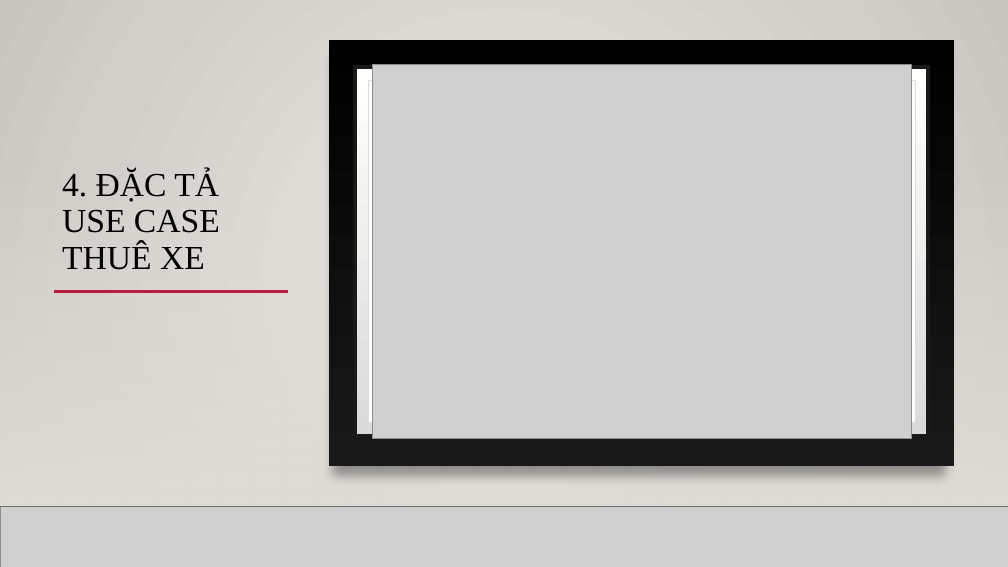
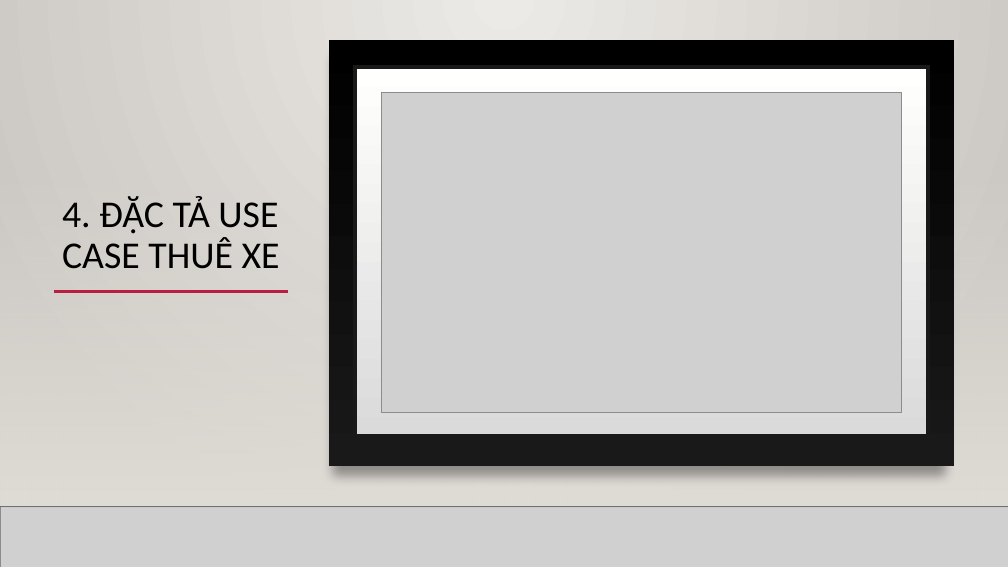
Before and after one commit to lam419/TKXDPM.KSCQ.20211-22, a slide deck: slide 7 of Design/TKXDPM.pptx (slide 5 before the commit). Drawn at 1008x567 pixels with LibreOffice and Linux fonts; fonts in the diff are those of the drawing; grey boxes stand for pictures; background and template pictures are left out. Boxes give left, top, right and bottom in pixels: in the first picture for what was removed or moved away, otherwise in the second. Text is boxed around its words. In the diff, an @@ line names an element or a change of style, - is before the commit and + after.

```diff
--- a/Design/TKXDPM.pptx
+++ b/Design/TKXDPM.pptx
@@ background gradient #EBE9E6 to #C9C5C0 to gradient #ECEAE7 to #CAC7C1 @@
@@ rectangle at (0, 0, 1008, 567): fill gradient #EBE9E6 to #C9C5C0 to gradient #ECEAE7 to #CAC7C1 @@
@@ rectangle removed at (368, 81, 915, 423) @@
@@ picture: place and size @@
-picture at (372, 65, 912, 439)
+picture at (382, 92, 901, 412)
@@ title "4. ĐẶC TẢ USE CASE ..." at (62, 196, 280, 269): size 32 to 36 pt, font Times New Roman to Calibri @@
```
Also in this commit, not shown: 5 other slides changed, 6 slides added.
